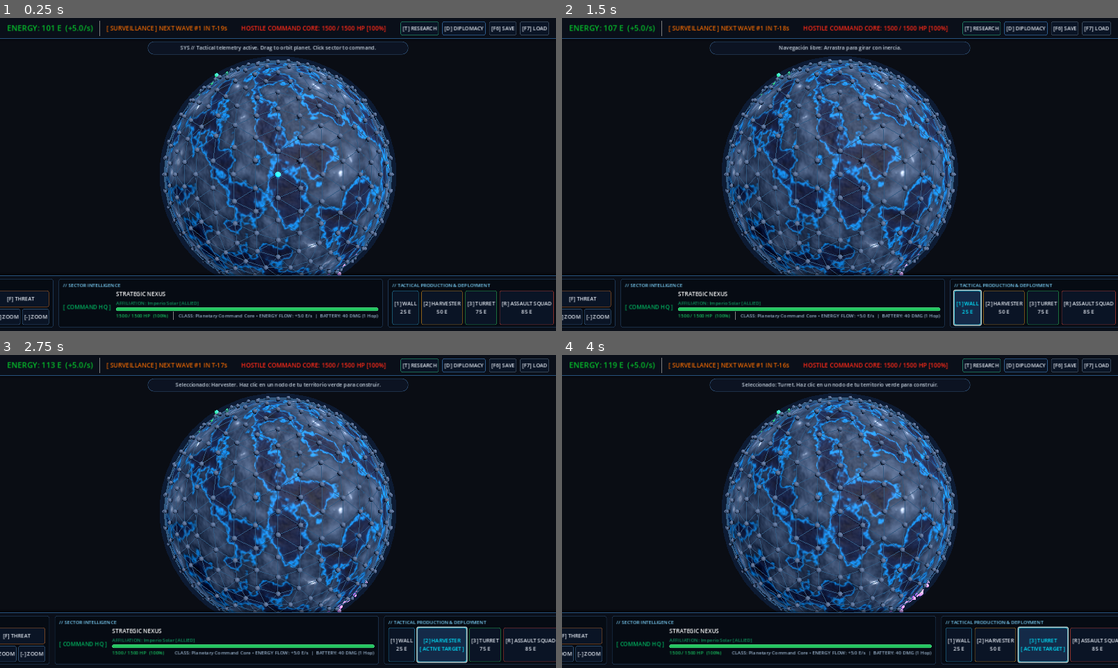
Above: before the commit, frames 1-4 (two rows, left to right).
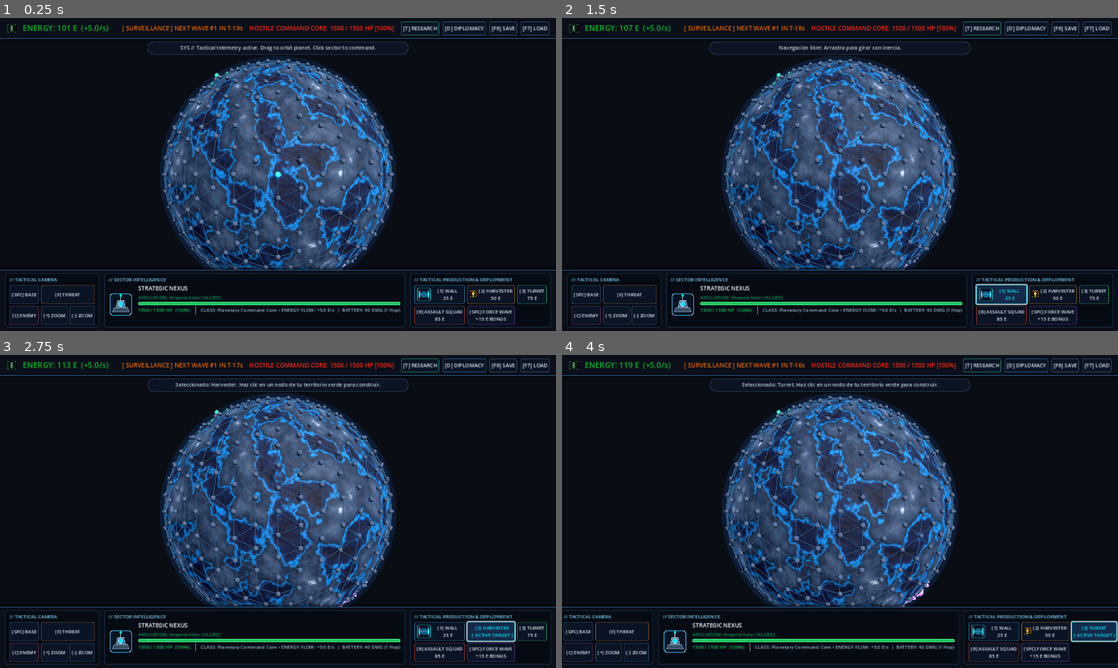
Above: after the commit, the same moments.

Repository: omarneyra/invassion
Game: Godot game, scene res://scenes/main.tscn
Same seed, same stepped clock (60 frames per second), same inputs: the game is played once before the commit and once after it.
Inputs:
- Up to frame 1 (0.25 s): no input
- Up to frame 2 (1.5 s): click "[1] WALL 25 E" at 0.5 s; click "[1] WALL [ ACTIVE TARGET ]" at 1.25 s
- Up to frame 3 (2.75 s): click "[2] HARVESTER 50 E" at 2 s
- Up to frame 4 (4 s): click "[2] HARVESTER [ ACTIVE TARGET…" at 2.75 s; click "[3] TURRET 75 E" at 3.5 s

The runs differ from the first frame. In frame 1, 6.8% of the frame differs, in the area x 0-100%, y 0-99%; in frame 2, 7.4%; in frame 3, 7.7%; in frame 4, 7.7%.

Commit message:
feat(ui): implement responsive RTS console, procedural graphical icons, and blueprint portraits

Diff:
--- a/project.godot
+++ b/project.godot
@@ -19,6 +19,8 @@
 
 window/size/viewport_width=1280
 window/size/viewport_height=720
+window/size/min_width=960
+window/size/min_height=540
 window/stretch/mode="canvas_items"
 window/stretch/aspect="expand"
 
--- a/scenes/main.gd
+++ b/scenes/main.gd
@@ -9,6 +9,7 @@
 # Elementos del HUD (CanvasLayer)
 @onready var hud: CanvasLayer = $HUD
 
+var icon_energy: TextureRect = null
 var label_energy: Label = null
 var label_wave_timer: Label = null
 var label_status: Label = null
@@ -32,6 +33,20 @@
 
 const SAVE_FILE_PATH: String = "user://quicksave.json"
 
+# Procedural UI Textures & Portraits
+const TEX_ICON_WALL = preload("res://assets/ui/icons/icon_wall.png")
+const TEX_ICON_HARVESTER = preload("res://assets/ui/icons/icon_harvester.png")
+const TEX_ICON_TURRET = preload("res://assets/ui/icons/icon_turret.png")
+const TEX_ICON_ASSAULT = preload("res://assets/ui/icons/icon_assault.png")
+const TEX_ICON_WAVE = preload("res://assets/ui/icons/icon_wave.png")
+const TEX_ICON_ENERGY = preload("res://assets/ui/icons/icon_energy.png")
+
+const TEX_PORTRAIT_BASE = preload("res://assets/ui/portraits/portrait_base.png")
+const TEX_PORTRAIT_TURRET = preload("res://assets/ui/portraits/portrait_turret.png")
+const TEX_PORTRAIT_HARVESTER = preload("res://assets/ui/portraits/portrait_harvester.png")
+const TEX_PORTRAIT_WALL = preload("res://assets/ui/portraits/portrait_wall.png")
+const TEX_PORTRAIT_EMPTY = preload("res://assets/ui/portraits/portrait_empty.png")
+
 var factions_state: Dictionary = {}
 var ai_tick_timer: float = 0.0
 var ai_base_node_id: int = -1
@@ -50,6 +65,7 @@
 var radar_overlay: Control = null
 
 # Elementos del Inspector de Selección RTS
+var inspector_portrait: TextureRect = null
 var inspector_icon: Label = null
 var inspector_title: Label = null
 var inspector_owner: Label = null
@@ -118,6 +134,10 @@
 	economy_state = EconomyLogic.create_initial_economy(100.0, 5.0)
 
 	# 3. Inicializar referencias del HUD dinámicamente
+	icon_energy = hud.find_child("IconEnergy", true, false)
+	if icon_energy != null:
+		icon_energy.texture = TEX_ICON_ENERGY
+
 	label_energy = hud.find_child("LabelEnergy", true, false)
 	label_wave_timer = hud.find_child("LabelWaveTimer", true, false)
 	label_status = hud.find_child("LabelStatus", true, false)
@@ -159,7 +179,15 @@
 	btn_spectate_game = hud.find_child("BtnSpectate", true, false)
 	radar_overlay = hud.find_child("RadarOverlay", true, false)
 
+	# Asignar iconos procedimentales a botones de comando
+	if btn_wall != null: btn_wall.icon = TEX_ICON_WALL
+	if btn_harvester != null: btn_harvester.icon = TEX_ICON_HARVESTER
+	if btn_turret != null: btn_turret.icon = TEX_ICON_TURRET
+	if btn_assault != null: btn_assault.icon = TEX_ICON_ASSAULT
+	if btn_wave != null: btn_wave.icon = TEX_ICON_WAVE
+
 	# Inspector de Selección RTS
+	inspector_portrait = hud.find_child("InspectorPortrait", true, false)
 	inspector_icon = hud.find_child("InspectorIcon", true, false)
 	inspector_title = hud.find_child("InspectorTitle", true, false)
 	inspector_owner = hud.find_child("InspectorOwner", true, false)
@@ -703,6 +731,20 @@
 		inspector_hp.text = info["hp_text"]
 		inspector_hp.modulate = info["hp_color"]
 
+	if inspector_portrait != null:
+		var pkey: String = info.get("portrait_key", "empty")
+		match pkey:
+			"base":
+				inspector_portrait.texture = TEX_PORTRAIT_BASE
+			"turret":
+				inspector_portrait.texture = TEX_PORTRAIT_TURRET
+			"harvester":
+				inspector_portrait.texture = TEX_PORTRAIT_HARVESTER
+			"wall":
+				inspector_portrait.texture = TEX_PORTRAIT_WALL
+			_:
+				inspector_portrait.texture = TEX_PORTRAIT_EMPTY
+
 	if inspector_stats != null:
 		inspector_stats.text = info["stats_line_1"] + " • " + info["stats_line_2"]
 
--- a/scenes/main.tscn
+++ b/scenes/main.tscn
@@ -113,11 +113,18 @@
 layout_mode = 2
 theme_override_constants/separation = 14
 
+[node name="IconEnergy" type="TextureRect" parent="HUD/TopConsole/HBox/Left"]
+custom_minimum_size = Vector2(22, 22)
+layout_mode = 2
+size_flags_vertical = 4
+expand_mode = 1
+stretch_mode = 5
+
 [node name="LabelEnergy" type="Label" parent="HUD/TopConsole/HBox/Left"]
 layout_mode = 2
 theme_override_colors/font_color = Color(0.13, 0.95, 0.45, 1)
 theme_override_font_sizes/font_size = 18
-text = "ENERGY: 100 E  (+5.0/s)"
+text = "100 E  (+5.0/s)"
 
 [node name="VSep" type="VSeparator" parent="HUD/TopConsole/HBox/Left"]
 layout_mode = 2
@@ -196,7 +203,7 @@
 theme_override_constants/separation = 12
 
 [node name="NavBay" type="PanelContainer" parent="HUD/BottomConsole/HBox"]
-custom_minimum_size = Vector2(230, 0)
+custom_minimum_size = Vector2(175, 0)
 layout_mode = 2
 theme_override_styles/panel = SubResource("StyleBox_BayPanel")
 
@@ -221,22 +228,22 @@
 layout_mode = 2
 size_flags_horizontal = 3
 size_flags_vertical = 3
-theme_override_font_sizes/font_size = 12
-text = "[SPC] MY BASE"
+theme_override_font_sizes/font_size = 11
+text = "[SPC] BASE"
 
 [node name="BtnFocusThreat" type="Button" parent="HUD/BottomConsole/HBox/NavBay/VBox/Grid"]
 layout_mode = 2
 size_flags_horizontal = 3
 size_flags_vertical = 3
-theme_override_font_sizes/font_size = 12
+theme_override_font_sizes/font_size = 11
 text = "[F] THREAT"
 
 [node name="BtnFocusCrater" type="Button" parent="HUD/BottomConsole/HBox/NavBay/VBox/Grid"]
 layout_mode = 2
 size_flags_horizontal = 3
 size_flags_vertical = 3
-theme_override_font_sizes/font_size = 12
-text = "[C] ENEMY HQ"
+theme_override_font_sizes/font_size = 11
+text = "[C] ENEMY"
 
 [node name="ZoomBox" type="HBoxContainer" parent="HUD/BottomConsole/HBox/NavBay/VBox/Grid"]
 layout_mode = 2
@@ -247,13 +254,13 @@
 [node name="BtnZoomIn" type="Button" parent="HUD/BottomConsole/HBox/NavBay/VBox/Grid/ZoomBox"]
 layout_mode = 2
 size_flags_horizontal = 3
-theme_override_font_sizes/font_size = 12
+theme_override_font_sizes/font_size = 11
 text = "[+] ZOOM"
 
 [node name="BtnZoomOut" type="Button" parent="HUD/BottomConsole/HBox/NavBay/VBox/Grid/ZoomBox"]
 layout_mode = 2
 size_flags_horizontal = 3
-theme_override_font_sizes/font_size = 12
+theme_override_font_sizes/font_size = 11
 text = "[-] ZOOM"
 
 [node name="InspectorBay" type="PanelContainer" parent="HUD/BottomConsole/HBox"]
@@ -276,14 +283,12 @@
 size_flags_vertical = 3
 theme_override_constants/separation = 12
 
-[node name="InspectorIcon" type="Label" parent="HUD/BottomConsole/HBox/InspectorBay/VBox/Content"]
-custom_minimum_size = Vector2(55, 0)
-layout_mode = 2
-theme_override_colors/font_color = Color(0.0, 0.9, 1.0, 1)
-theme_override_font_sizes/font_size = 13
-text = "[ SEC ]"
-horizontal_alignment = 1
-vertical_alignment = 1
+[node name="InspectorPortrait" type="TextureRect" parent="HUD/BottomConsole/HBox/InspectorBay/VBox/Content"]
+custom_minimum_size = Vector2(56, 56)
+layout_mode = 2
+size_flags_vertical = 4
+expand_mode = 1
+stretch_mode = 5
 
 [node name="Details" type="VBoxContainer" parent="HUD/BottomConsole/HBox/InspectorBay/VBox/Content"]
 layout_mode = 2
@@ -327,7 +332,7 @@
 text = "TELEMETRY: Drag to orbit planet"
 
 [node name="CommandBay" type="PanelContainer" parent="HUD/BottomConsole/HBox"]
-custom_minimum_size = Vector2(510, 0)
+custom_minimum_size = Vector2(300, 0)
 layout_mode = 2
 theme_override_styles/panel = SubResource("StyleBox_BayPanel")
 
@@ -341,53 +346,67 @@
 theme_override_font_sizes/font_size = 11
 text = "// TACTICAL PRODUCTION & DEPLOYMENT"
 
-[node name="ButtonsRow" type="HBoxContainer" parent="HUD/BottomConsole/HBox/CommandBay/VBox"]
-layout_mode = 2
-size_flags_vertical = 3
-theme_override_constants/separation = 6
-
-[node name="BtnWall" type="Button" parent="HUD/BottomConsole/HBox/CommandBay/VBox/ButtonsRow"]
-layout_mode = 2
-size_flags_horizontal = 3
-theme_override_font_sizes/font_size = 12
+[node name="CommandGrid" type="GridContainer" parent="HUD/BottomConsole/HBox/CommandBay/VBox"]
+layout_mode = 2
+size_flags_vertical = 3
+theme_override_constants/h_separation = 6
+theme_override_constants/v_separation = 4
+columns = 3
+
+[node name="BtnWall" type="Button" parent="HUD/BottomConsole/HBox/CommandBay/VBox/CommandGrid"]
+layout_mode = 2
+size_flags_horizontal = 3
+size_flags_vertical = 3
+theme_override_font_sizes/font_size = 11
 text = "[1] WALL
 25 E"
-
-[node name="BtnHarvester" type="Button" parent="HUD/BottomConsole/HBox/CommandBay/VBox/ButtonsRow"]
-layout_mode = 2
-size_flags_horizontal = 3
-theme_override_font_sizes/font_size = 12
+expand_icon = true
+
+[node name="BtnHarvester" type="Button" parent="HUD/BottomConsole/HBox/CommandBay/VBox/CommandGrid"]
+layout_mode = 2
+size_flags_horizontal = 3
+size_flags_vertical = 3
+theme_override_font_sizes/font_size = 11
 text = "[2] EXTRACTOR
 50 E"
-
-[node name="BtnTurret" type="Button" parent="HUD/BottomConsole/HBox/CommandBay/VBox/ButtonsRow"]
-layout_mode = 2
-size_flags_horizontal = 3
-theme_override_font_sizes/font_size = 12
+expand_icon = true
+
+[node name="BtnTurret" type="Button" parent="HUD/BottomConsole/HBox/CommandBay/VBox/CommandGrid"]
+layout_mode = 2
+size_flags_horizontal = 3
+size_flags_vertical = 3
+theme_override_font_sizes/font_size = 11
 text = "[3] TURRET
 75 E"
-
-[node name="BtnAssault" type="Button" parent="HUD/BottomConsole/HBox/CommandBay/VBox/ButtonsRow"]
-layout_mode = 2
-size_flags_horizontal = 3
-theme_override_font_sizes/font_size = 12
+expand_icon = true
+
+[node name="BtnAssault" type="Button" parent="HUD/BottomConsole/HBox/CommandBay/VBox/CommandGrid"]
+layout_mode = 2
+size_flags_horizontal = 3
+size_flags_vertical = 3
+theme_override_font_sizes/font_size = 11
 text = "[R] ASSAULT
 85 E"
-
-[node name="BtnWave" type="Button" parent="HUD/BottomConsole/HBox/CommandBay/VBox/ButtonsRow"]
-layout_mode = 2
-size_flags_horizontal = 3
-theme_override_font_sizes/font_size = 12
-text = "[SPC] FORCE WAVE
+expand_icon = true
+
+[node name="BtnWave" type="Button" parent="HUD/BottomConsole/HBox/CommandBay/VBox/CommandGrid"]
+layout_mode = 2
+size_flags_horizontal = 3
+size_flags_vertical = 3
+theme_override_font_sizes/font_size = 11
+text = "[SPC] FORCE
 +15 E"
-
-[node name="BtnPurifier" type="Button" parent="HUD/BottomConsole/HBox/CommandBay/VBox/ButtonsRow"]
+expand_icon = true
+
+[node name="BtnPurifier" type="Button" parent="HUD/BottomConsole/HBox/CommandBay/VBox/CommandGrid"]
 visible = false
 layout_mode = 2
 size_flags_horizontal = 3
-theme_override_font_sizes/font_size = 13
-text = "✨ Purificador
+size_flags_vertical = 3
+theme_override_font_sizes/font_size = 11
+text = "[4] PURIFIER
 120 E"
+expand_icon = true
 
 [node name="RadarOverlay" type="Control" parent="HUD"]
 layout_mode = 3
--- a/scripts/logic/ui_theme.gd
+++ b/scripts/logic/ui_theme.gd
@@ -100,6 +100,7 @@
 			"affiliation_color": Color("#64748b"),
 			"structure_tag": "[ UNSELECTED ]",
 			"structure_name": "GEODESIC SECTOR",
+			"portrait_key": "empty",
 			"hp": 0,
 			"max_hp": 0,
 			"hp_percent": 0.0,
@@ -138,6 +139,7 @@
 				"affiliation_color": fcolor,
 				"structure_tag": "[ COMMAND HQ ]",
 				"structure_name": "STRATEGIC NEXUS",
+				"portrait_key": "base",
 				"hp": hp,
 				"max_hp": max_hp,
 				"hp_percent": pct,
@@ -156,6 +158,7 @@
 				"affiliation_color": fcolor,
 				"structure_tag": "[ HARVESTER ]",
 				"structure_name": "QUANTUM EXTRACTOR",
+				"portrait_key": "harvester",
 				"hp": hp,
 				"max_hp": max_hp,
 				"hp_percent": pct,
@@ -176,6 +179,7 @@
 				"affiliation_color": fcolor,
 				"structure_tag": "[ TURRET ]",
 				"structure_name": "PULSE DEFENSE CANNON",
+				"portrait_key": "turret",
 				"hp": hp,
 				"max_hp": max_hp,
 				"hp_percent": pct,
@@ -192,6 +196,7 @@
 				"affiliation_color": fcolor,
 				"structure_tag": "[ FORTIFICATION ]",
 				"structure_name": "PLASMA BARRICADE",
+				"portrait_key": "wall",
 				"hp": hp,
 				"max_hp": max_hp,
 				"hp_percent": pct,
@@ -208,6 +213,7 @@
 				"affiliation_color": fcolor,
 				"structure_tag": "[ %s ]" % btype.to_upper(),
 				"structure_name": btype.to_upper(),
+				"portrait_key": "empty",
 				"hp": hp,
 				"max_hp": max_hp,
 				"hp_percent": pct,
@@ -224,6 +230,7 @@
 		"affiliation_color": fcolor,
 		"structure_tag": "[ UNCLAIMED ]",
 		"structure_name": "SURFACE NODE",
+		"portrait_key": "empty",
 		"hp": 0,
 		"max_hp": 0,
 		"hp_percent": 0.0,
Binary file added: assets/ui/icons/icon_assault.png
Not shown, added: assets/ui/icons/icon_assault.png.import
Binary file added: assets/ui/icons/icon_base.png
Not shown, added: assets/ui/icons/icon_base.png.import
Binary file added: assets/ui/icons/icon_energy.png
Not shown, added: assets/ui/icons/icon_energy.png.import
Binary file added: assets/ui/icons/icon_harvester.png
Not shown, added: assets/ui/icons/icon_harvester.png.import
Binary file added: assets/ui/icons/icon_tech.png
Not shown, added: assets/ui/icons/icon_tech.png.import
Binary file added: assets/ui/icons/icon_turret.png
Not shown, added: assets/ui/icons/icon_turret.png.import
(and 19 more such lines)
